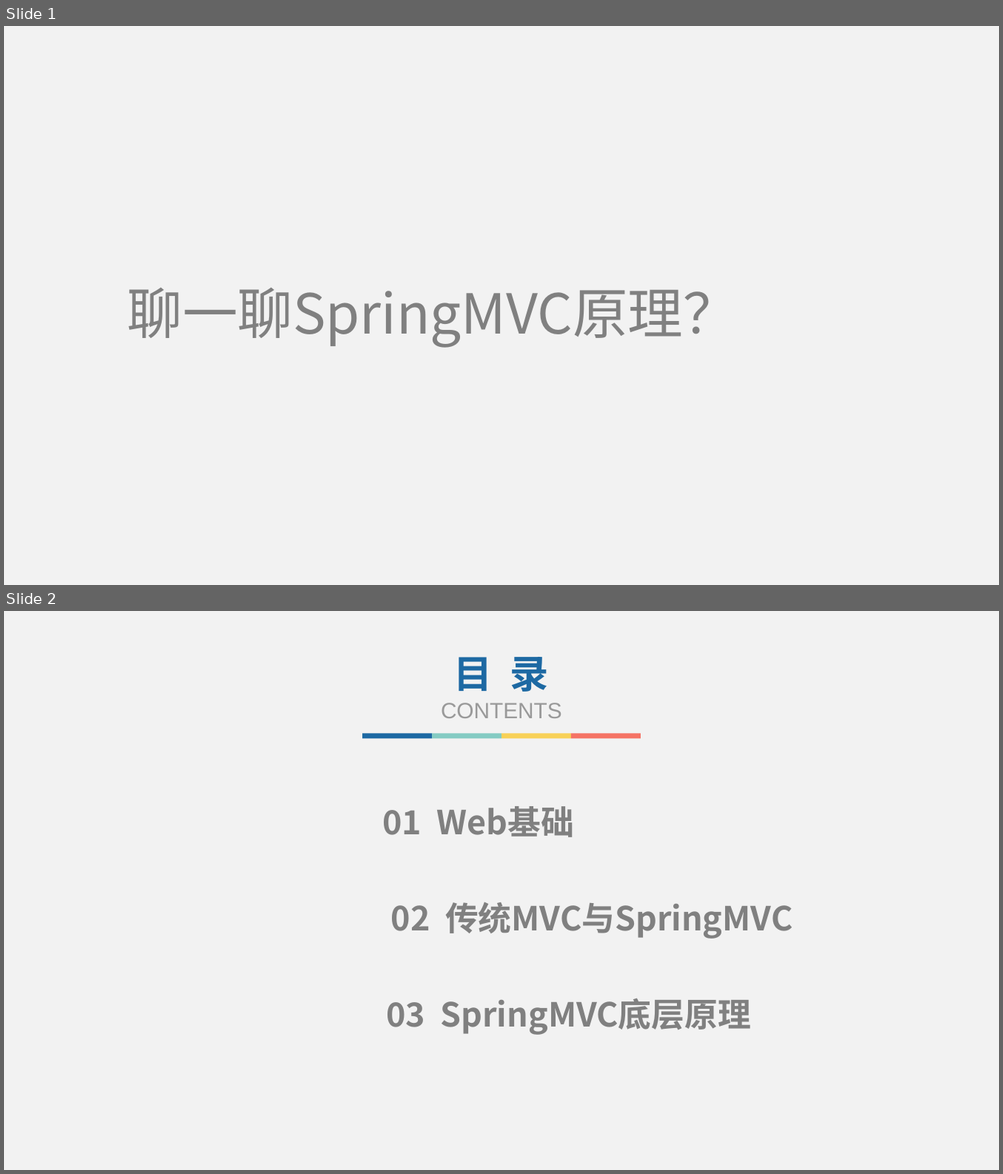
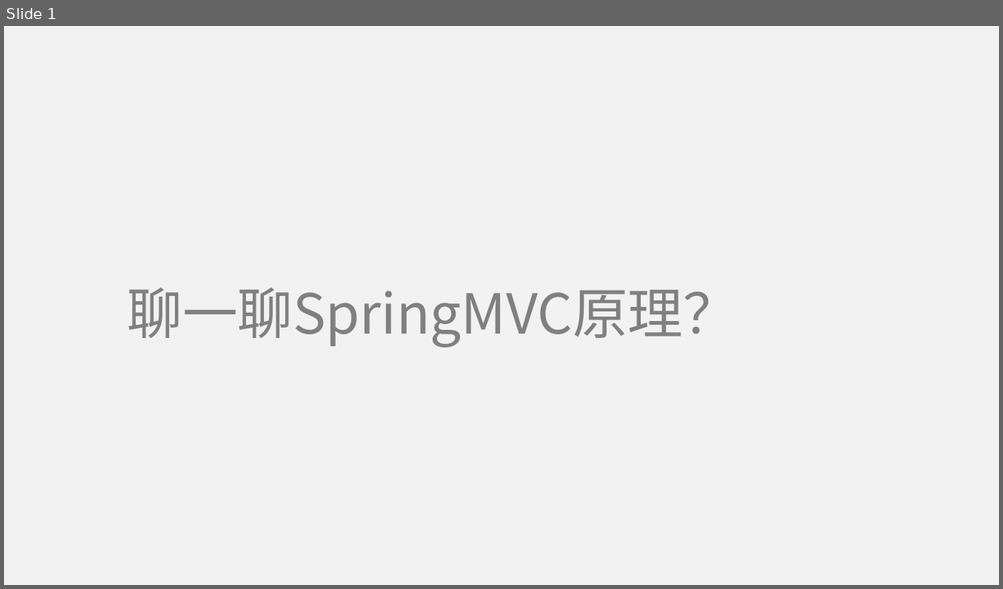
Before and after one commit to lvjiuluan/idea-projects, a slide deck: presentation/聊一聊SpringMVC原理？/聊一聊SpringMVC原理？.pptx. Shown one above the other, each under a label of ours: slides 1 and 2 before the commit, slide 1 after it. The pictures are 1003x1174 and 1003x589 pixels, drawn with LibreOffice and Linux fonts; fonts in the diff are those of the drawing. Boxes give left, top, right and bottom in pixels: in the first picture for what was removed or moved away, otherwise in the second. Text is boxed around its words. In the diff, an @@ line names an element or a change of style, - is before the commit and + after.

```diff
--- a/presentation/聊一聊SpringMVC原理？/聊一聊SpringMVC原理？.pptx
+++ b/presentation/聊一聊SpringMVC原理？/聊一聊SpringMVC原理？.pptx
@@ slide 2 removed at (x1=4, y1=611, x2=999, y2=1170), background #F2F2F2 @@
@@ text removed at (x1=441, y1=657, x2=562, y2=718) @@
-目 录
-CONTENTS
@@ group removed at (x1=362, y1=733, x2=640, y2=738): 4 rectangles @@
@@ text removed at (x1=382, y1=806, x2=574, y2=837) @@
-01 Web基础
@@ text removed at (x1=391, y1=903, x2=792, y2=939) @@
-02 传统MVC与SpringMVC
@@ text removed at (x1=386, y1=999, x2=751, y2=1035) @@
-03 SpringMVC底层原理
```
Also in this commit, not shown: 5 slides added, 3 other slides removed, 2 other files.
